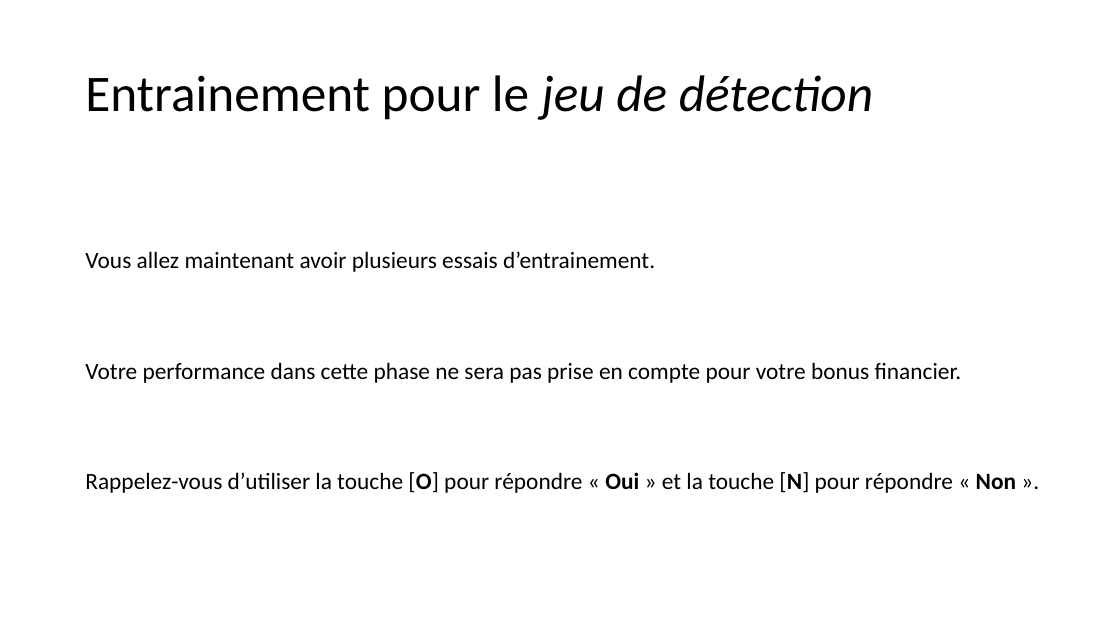
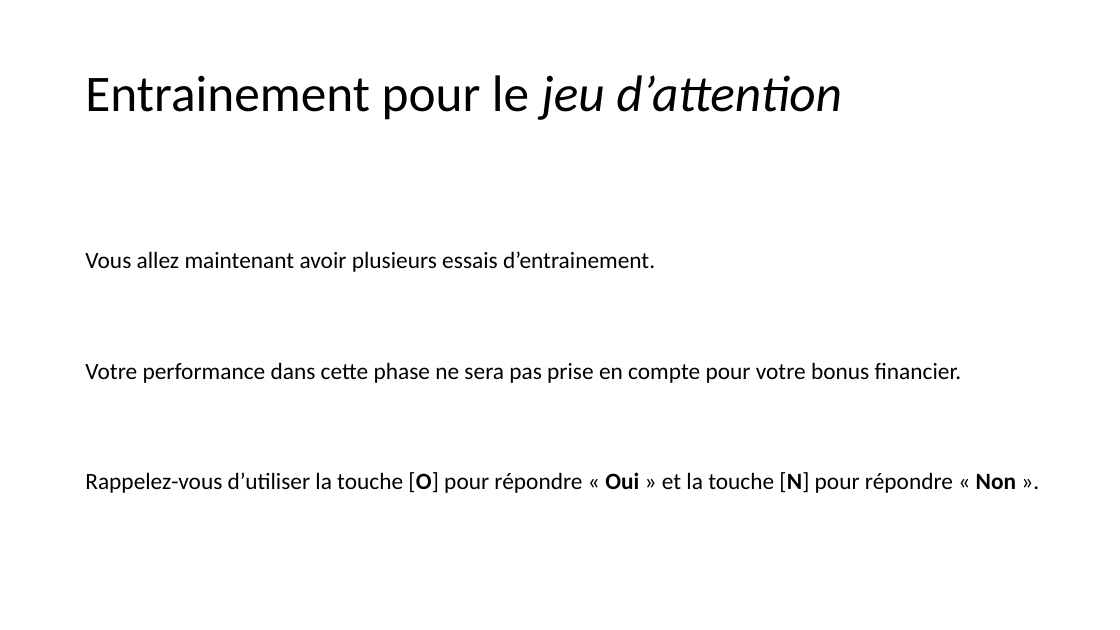
Before and after one commit to MBB-team/Online_Testing, a slide deck: slide 6 of src/Emotion_Regulation_JS/instructions/instructionsDiapo.pptx. Drawn at 1120x630 pixels with LibreOffice and Linux fonts; fonts in the diff are those of the drawing. Boxes give left, top, right and bottom in pixels: in the first picture for what was removed or moved away, otherwise in the second. Text is boxed around its words. In the diff, an @@ line names an element or a change of style, - is before the commit and + after.

```diff
--- a/src/Emotion_Regulation_JS/instructions/instructionsDiapo.pptx
+++ b/src/Emotion_Regulation_JS/instructions/instructionsDiapo.pptx
@@ title at (85,75,842,120): text changed @@
-Entrainement pour le jeu de détection
+Entrainement pour le jeu d’attention
```
Also in this commit, not shown: 3 other slides changed, 4 other files.
